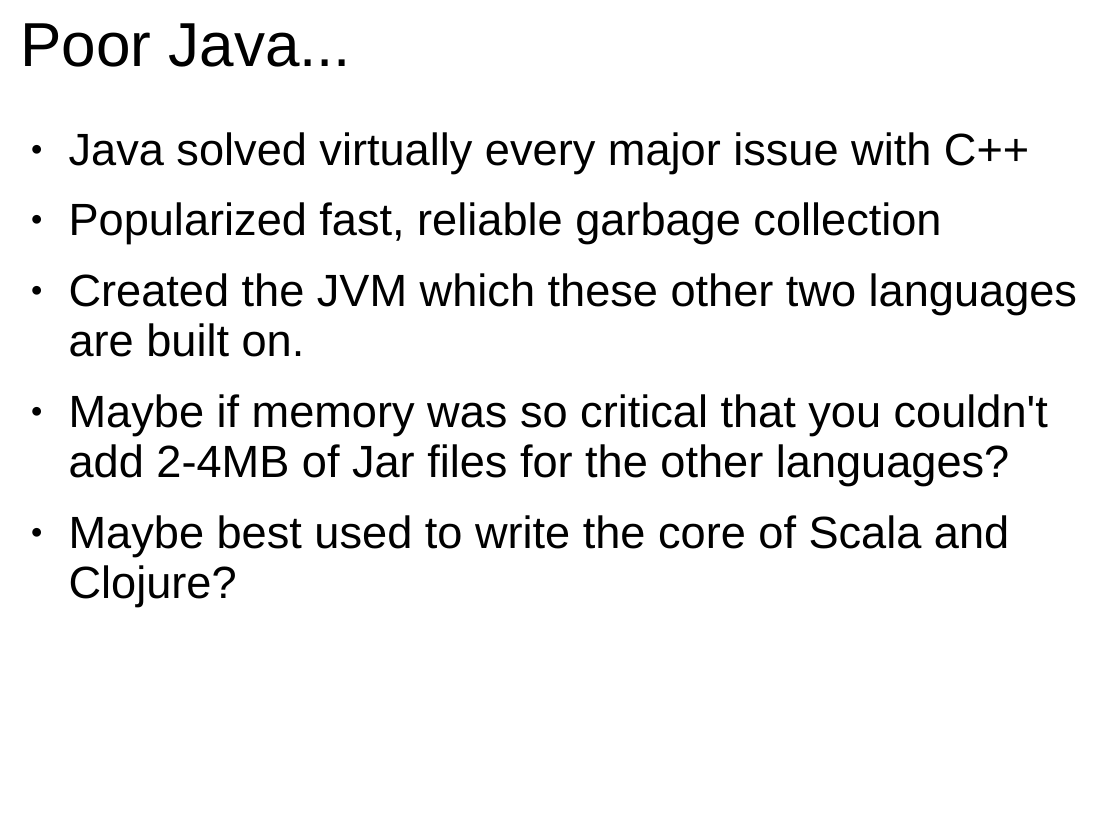
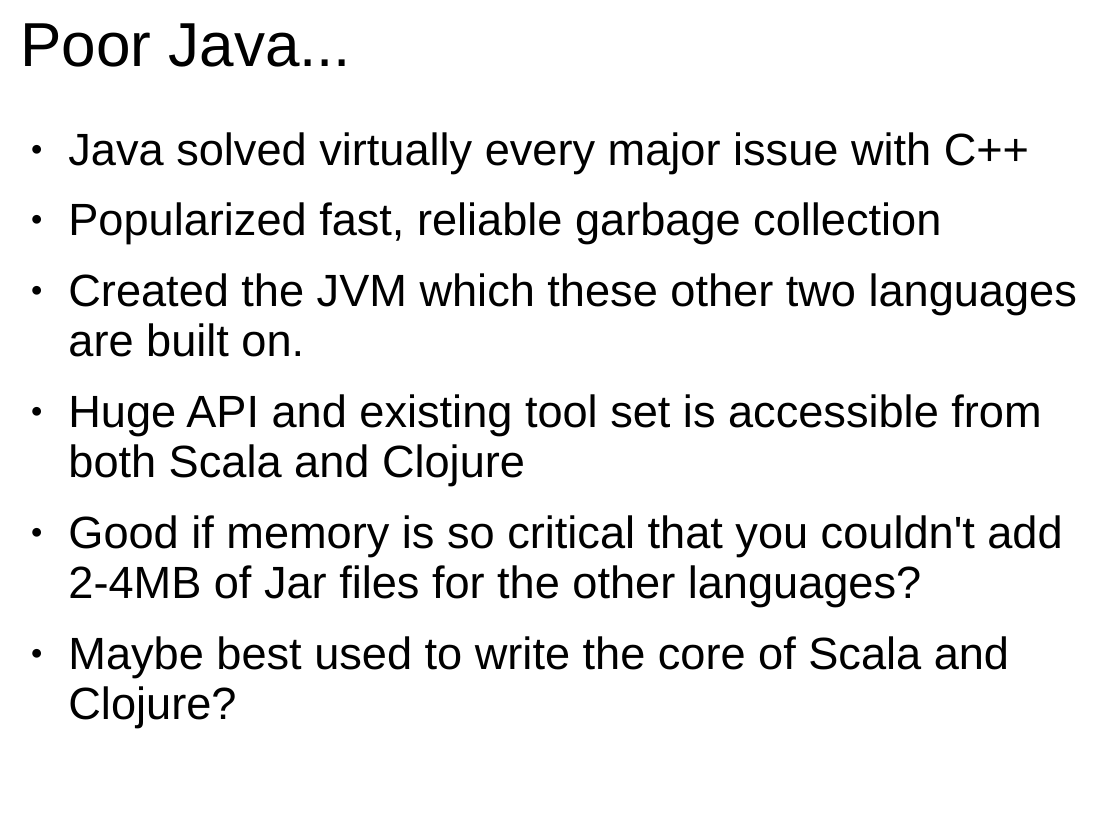
Before and after one commit to GlenKPeterson/refactJavaScalaCloj, a slide deck: slide 18 of refactJavaScalaCloj.ppt (slide 19 before the commit). Drawn at 1120x840 pixels with LibreOffice and Linux fonts; fonts in the diff are those of the drawing. Boxes give left, top, right and bottom in pixels: in the first picture for what was removed or moved away, otherwise in the second. Text is boxed around its words. In the diff, an @@ line names an element or a change of style, - is before the commit and + after.

Commit message:
Fixed typo in Scala refactoring and updated presentation.

```diff
--- a/refactJavaScalaCloj.ppt
+++ b/refactJavaScalaCloj.ppt
@@ text at [68,132,1077,728]: indent changed @@
@@ text at [68,394,1062,607]: text changed @@
-● Maybe if memory was so critical that you couldn't add 2-4MB of Jar files for the other languages?
+● Huge API and existing tool set is accessible from both Scala and Clojure
+● Good if memory is so critical that you couldn't add 2-4MB of Jar files for the other languages?
```
Also in this commit, not shown: 5 other slides changed, 1 slide added, 1 slide removed, 1 other file.
